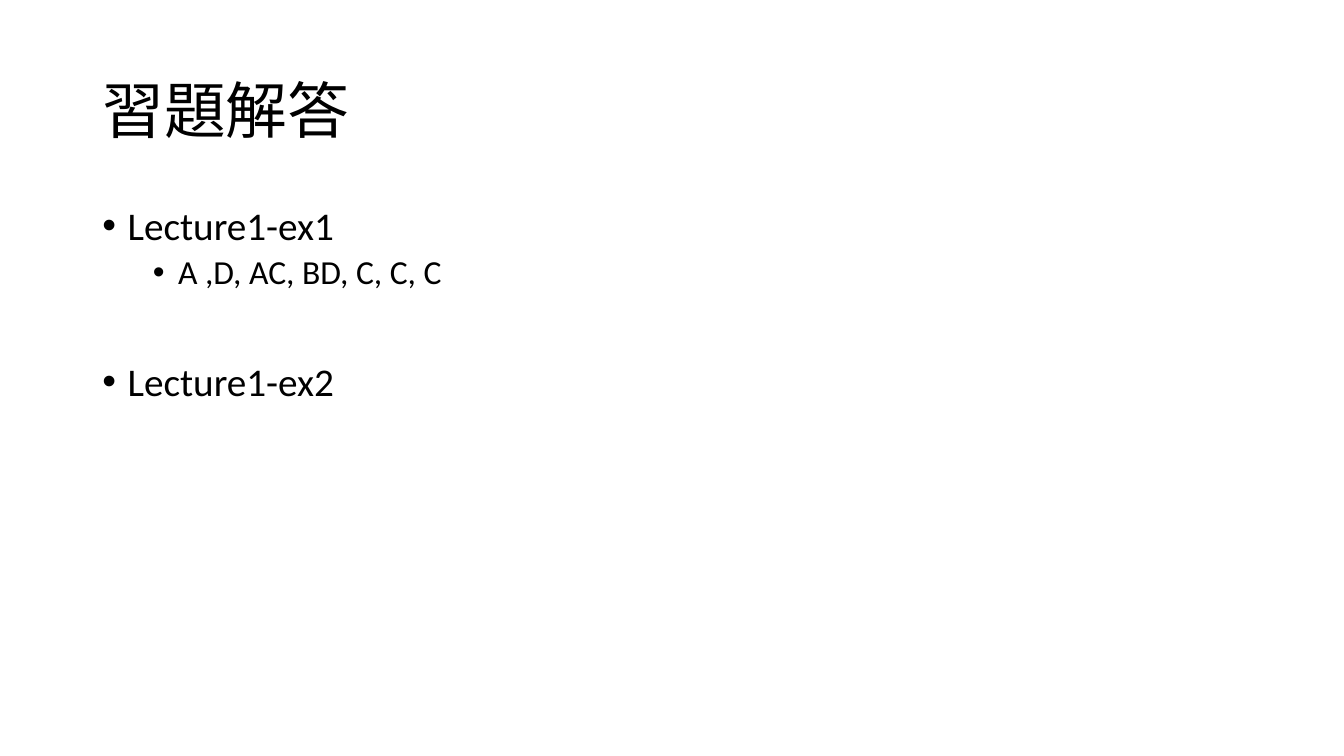
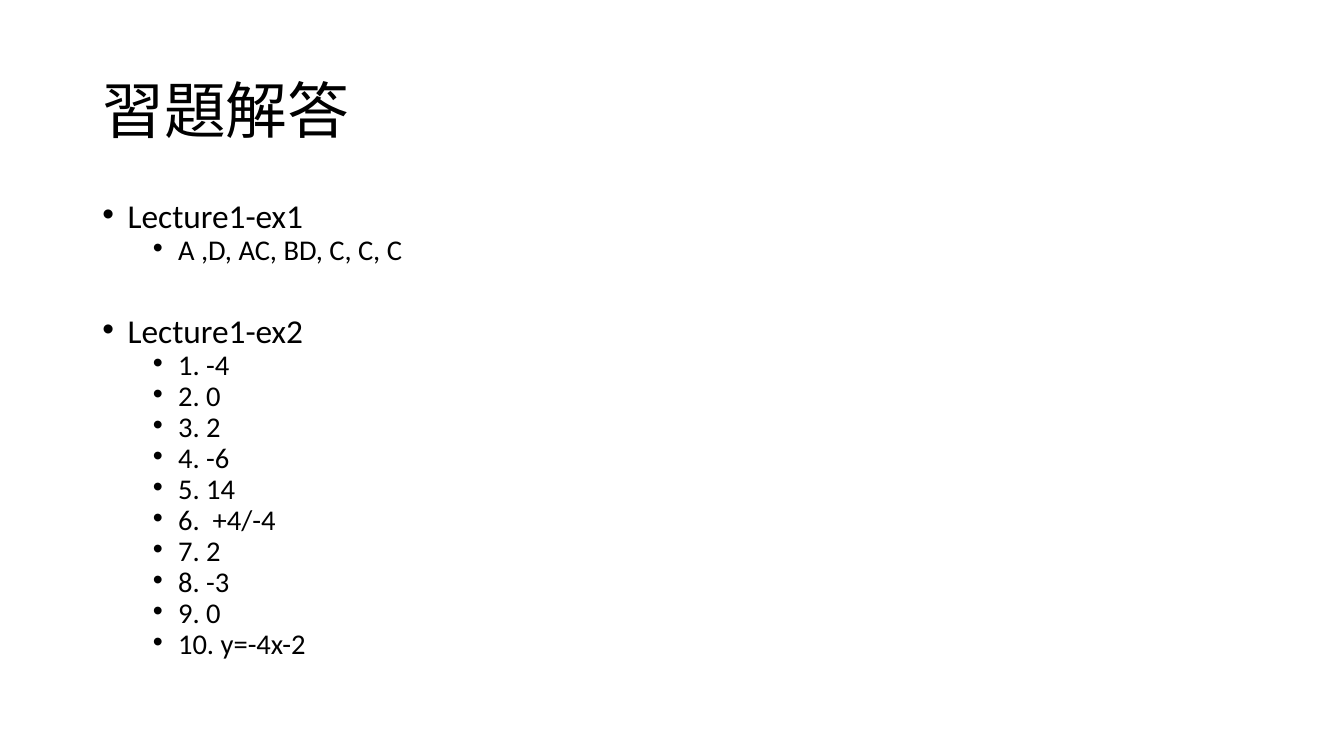
Before and after one commit to yychiang/110-2-VNU-Curriculum, a slide deck: slide 20 of 深度學習/深度學習數學基礎-1.pptx. Drawn at 1344x756 pixels with LibreOffice and Linux fonts; fonts in the diff are those of the drawing. Boxes give left, top, right and bottom in pixels: in the first picture for what was removed or moved away, otherwise in the second. Text is boxed around its words. In the diff, an @@ line names an element or a change of style, - is before the commit and + after.

```diff
--- a/深度學習/深度學習數學基礎-1.pptx
+++ b/深度學習/深度學習數學基礎-1.pptx
@@ text at box(128, 206, 402, 344): size 28 to 23.8 pt in "Lecture1-ex1", "Lecture1-ex2"; size 24 to 20.4 pt in "A ,D, AC, BD, C, C, C"; line spacing 0.9 to 0.7 @@
@@ text at box(178, 356, 306, 659): paragraphs added @@
+  • 1. -4
+  • 2. 0
+  • 3. 2
+  • 4. -6
+  • 5. 14
+  • 6. +4/-4
+  • 7. 2
+  • 8. -3
+  • 9. 0
+  • 10. y=-4x-2
```
